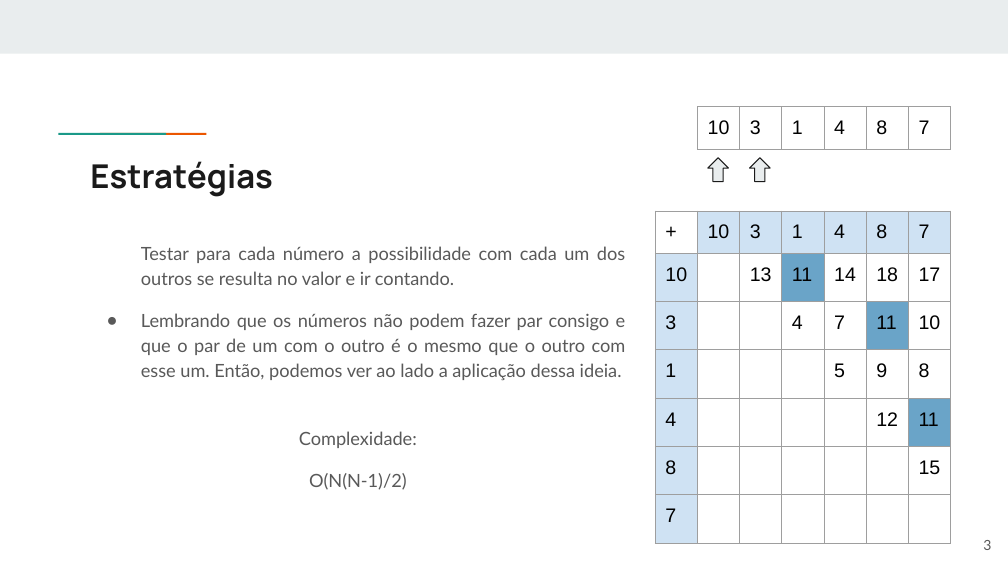
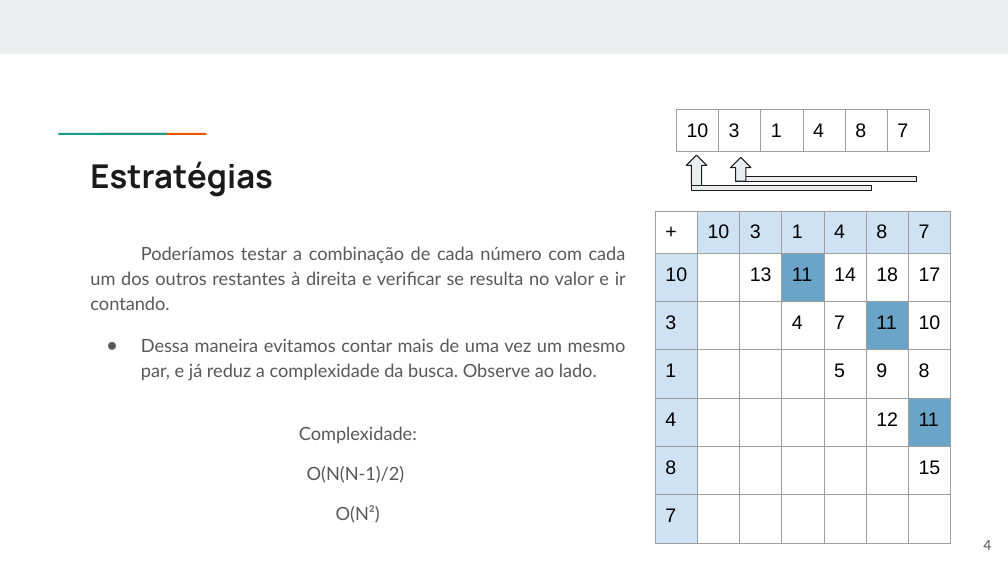
Before and after one commit to fpgues/treinamento-OBI-2023, a slide deck: slide 4 of estrategias/monotonic-pointers.pptx (slide 3 before the commit). Drawn at 1008x567 pixels with LibreOffice and Linux fonts; fonts in the diff are those of the drawing. Boxes give left, top, right and bottom in pixels: in the first picture for what was removed or moved away, otherwise in the second. Text is boxed around its words. In the diff, an @@ line names an element or a change of style, - is before the commit and + after.

```diff
--- a/estrategias/monotonic-pointers.pptx
+++ b/estrategias/monotonic-pointers.pptx
@@ table moved from (x1=698, y1=107, x2=952, y2=437) to (x1=676, y1=109, x2=930, y2=439) @@
@@ up arrow resized from (x1=708, y1=158, x2=728, y2=182) to (x1=686, y1=155, x2=707, y2=185) @@
@@ up arrow moved from (x1=750, y1=158, x2=770, y2=182) to (x1=731, y1=157, x2=751, y2=181) @@
@@ rectangle added at (x1=737, y1=176, x2=917, y2=181), fill #E9EDEE, outline #1A1A1A 0.75 pt @@
@@ rectangle added at (x1=691, y1=185, x2=872, y2=191), fill #E9EDEE, outline #1A1A1A 0.75 pt @@
@@ text at (x1=90, y1=246, x2=626, y2=381): text changed @@
-Testar para cada número a possibilidade com cada um dos outros se resulta no valor e ir contando.
-● Lembrando que os números não podem fazer par consigo e que o par de um com o outro é o mesmo que o outro com esse um. Então, podemos ver ao lado a aplicação dessa ideia.
+Poderíamos testar a combinação de cada número com cada um dos outros restantes à direita e verificar se resulta no valor e ir contando.
+● Dessa maneira evitamos contar mais de uma vez um mesmo par, e já reduz a complexidade da busca. Observe ao lado.
@@ text at (x1=299, y1=426, x2=417, y2=483): line spacing 1.15 to 1.05; less space between paragraphs @@
@@ text at (x1=336, y1=505, x2=380, y2=523): paragraph added @@
+O(N²)
@@ page number at (x1=983, y1=540, x2=991, y2=550): text changed @@
-3
+4
```
Also in this commit, not shown: 4 other slides changed, 4 slides added, 2 slides removed.
